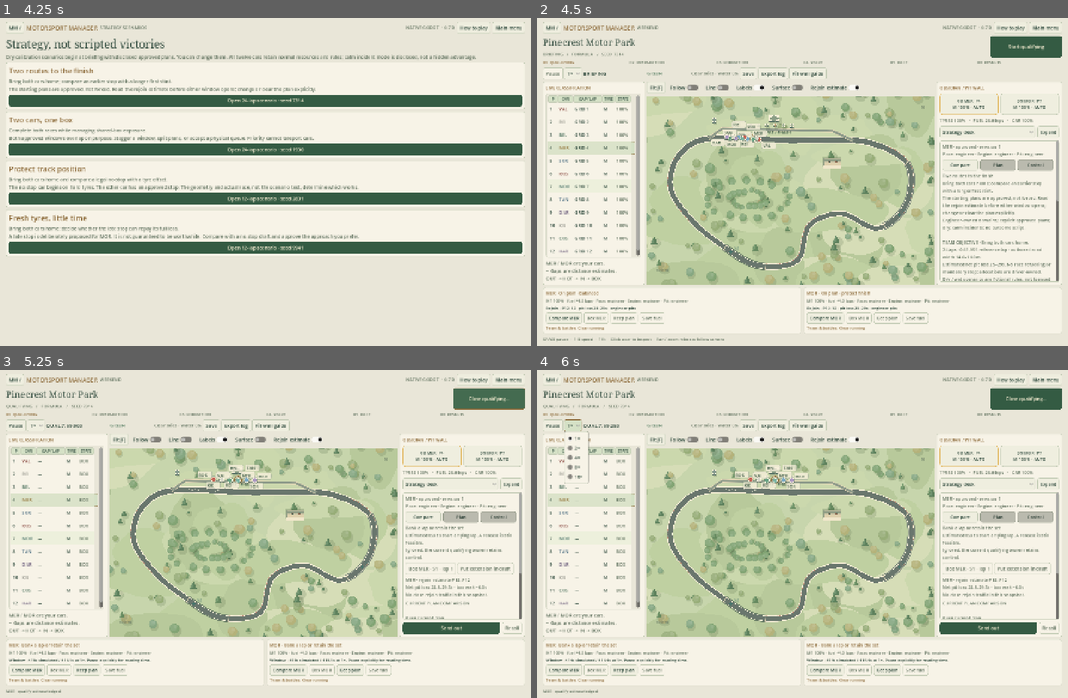
Above: before the commit, frames 1-4 (two rows, left to right).
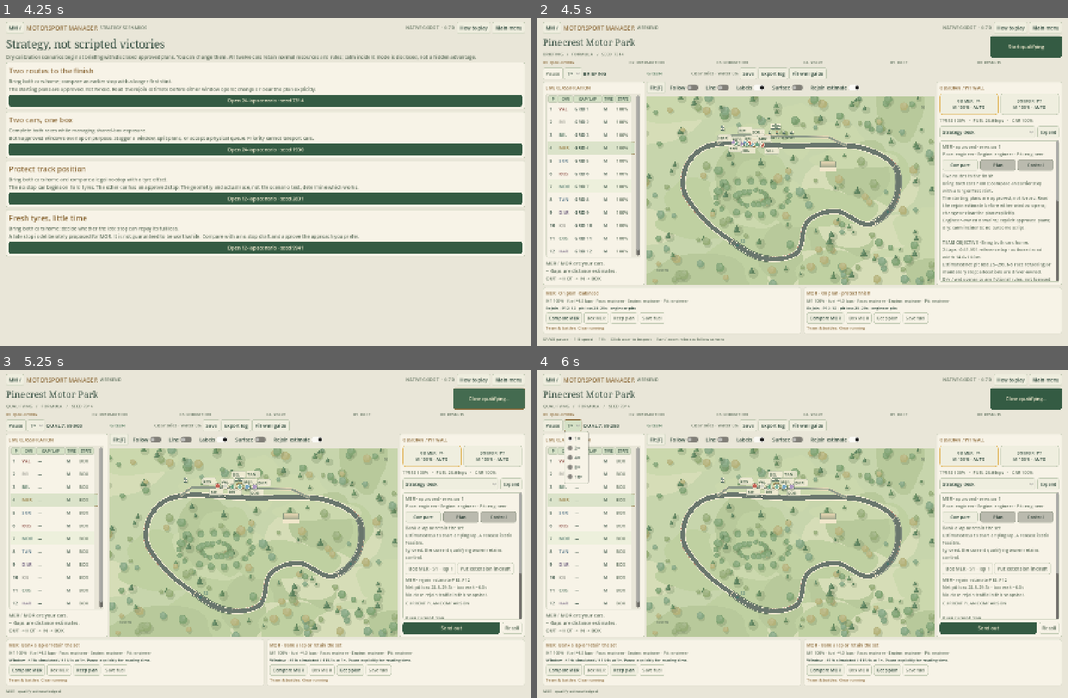
Above: after the commit, the same moments.

Repository: Luis85/motorsport-manager
Game: Godot game, scene res://scenes/main.tscn
Same seed, same stepped clock (60 frames per second), same inputs: the game is played once before the commit and once after it.
Inputs:
- Up to frame 1 (4.25 s): click "How to play" at 0.5 s; click "GRAND PRIX WEEKEND Choose a c…" at 1.25 s; click "OK" at 2 s; click "MM /" at 2.75 s; click "DRY SCENARIOS" at 3.5 s
- Up to frame 2 (4.5 s): click "Open 24-lap scenario · seed 7…" at 4.25 s
- Up to frame 3 (5.25 s): click "Start qualifying" at 5 s
- Up to frame 4 (6 s): click "1×" at 5.75 s

Frame 1 is identical in both runs. In frame 2, 11% of the frame differs, in the area x 20-75%, y 23-82%; in frame 3, 11%; in frame 4, 11%.

Commit message:
perf(ui): invalidate overlays on visual changes and reuse surface projection geometry

Diff:
--- a/scripts/ui/battle_overlay.gd
+++ b/scripts/ui/battle_overlay.gd
@@ -3,6 +3,8 @@
 ## Paired outlines and text only. Uses physical projected positions, never screen-distance collisions.
 var canvas: TrackCanvas
 var enabled = true
+var stamp: Array = []
+var caption_style = UI.box(UI.PANEL, UI.LINE, 5, 7)
 
 func _ready() -> void:
 	mouse_filter = Control.MOUSE_FILTER_IGNORE
@@ -10,7 +12,11 @@
 	clip_contents = true
 
 func _process(_delta: float) -> void:
-	queue_redraw()
+	if canvas == null: return
+	var next: Array = [enabled, canvas.visual_revision]
+	if canvas.sim is StrategyRaceSim:
+		for record in canvas.sim.battle_state.drivers: next.append([record.phase, record.target_id])
+	if next != stamp: stamp = next; queue_redraw()
 
 func _draw() -> void:
 	if not enabled or canvas == null or not canvas.sim is StrategyRaceSim: return
@@ -30,6 +36,6 @@
 		draw_line(point + Vector2(-6, 19), point + Vector2(6, 19), UI.ACCENT, 2, true)
 	var caption = "%s / %s · %s" % [first.short, second.short, str(record.phase).capitalize()]
 	var rect = Rect2(Vector2(10, 10), Vector2(minf(310, size.x - 20), 46))
-	draw_style_box(UI.box(UI.PANEL, UI.LINE, 5, 7), rect)
+	draw_style_box(caption_style, rect)
 	draw_string(ThemeDB.fallback_font, rect.position + Vector2(8, 17), caption, HORIZONTAL_ALIGNMENT_LEFT, rect.size.x - 16, 12, UI.INK)
 	draw_string(ThemeDB.fallback_font, rect.position + Vector2(8, 34), "Paired contest · physical movement", HORIZONTAL_ALIGNMENT_LEFT, rect.size.x - 16, 10, UI.MUTED)
--- a/scripts/ui/rejoin_overlay.gd
+++ b/scripts/ui/rejoin_overlay.gd
@@ -4,6 +4,8 @@
 var canvas: TrackCanvas
 var forecast: Dictionary = {}
 var enabled = true
+var stamp: Array = []
+var caption_style = UI.box(UI.CARD, UI.LINE, 5, 6)
 
 func _ready() -> void:
 	mouse_filter = Control.MOUSE_FILTER_IGNORE
@@ -11,7 +13,12 @@
 	clip_contents = true
 
 func _process(_delta: float) -> void:
-	queue_redraw()
+	if canvas == null: return
+	# The exit band is fixed geometry, not another moving car. Validity is rechecked on draw.
+	var next: Array = [enabled, canvas.center, canvas.zoom, canvas.size, forecast.get("key", ""), forecast.get("time", -1)]
+	if canvas.sim:
+		next.append([canvas.sim.phase, canvas.sim.selected_id, canvas.sim.total_time - float(forecast.get("time", 0)) > RaceForecaster.MAX_AGE])
+	if next != stamp: stamp = next; queue_redraw()
 
 func _draw() -> void:
 	if not enabled or canvas == null or canvas.sim == null or forecast.is_empty(): return
@@ -28,6 +35,6 @@
 	draw_arc(centre, 11, 0, TAU, 32, UI.ACCENT, 2.0, true)
 	var label = "%s REJOIN ~P%d–%d" % [sim.cars[forecast.driver_id].short, pit.position_low, pit.position_high]
 	var position = Vector2(clampf(centre.x + 16, 8, maxf(8, size.x - 200)), clampf(centre.y - 18, 30, maxf(30, size.y - 48)))
-	draw_style_box(UI.box(UI.CARD, UI.LINE, 5, 6), Rect2(position - Vector2(6, 18), Vector2(204, 44)))
+	draw_style_box(caption_style, Rect2(position - Vector2(6, 18), Vector2(204, 44)))
 	draw_string(ThemeDB.fallback_font, position, label, HORIZONTAL_ALIGNMENT_LEFT, 195, 12, UI.INK)
 	draw_string(ThemeDB.fallback_font, position + Vector2(0, 17), "Fixed exit · uncertain traffic timing", HORIZONTAL_ALIGNMENT_LEFT, 195, 10, UI.MUTED)
--- a/scripts/ui/track_canvas.gd
+++ b/scripts/ui/track_canvas.gd
@@ -48,6 +48,7 @@
 var selected = -1
 var selected_pit = -1
 var zoom = 1.0
+var fit_view_enabled = true
 var center = Vector2.ZERO
 var panning = false
 var dragging = ""
@@ -59,24 +60,30 @@
 var overlay: CarOverlay
 var _rebuild_due = false
 var _rebuild_clock = 0.0
+var visual_revision = 0
+var _visual_stamp: Array = []
+var _surface_geometry: TrackGeometry
+var _surface_segments: Array = []
+var surface_geometry_builds = 0
+var _car_label_style = UI.box(Color("f5eedacc"), Color("b1bca280"), 3, 0)
+var _surface_legend_style = UI.box(Color("f7f2e4ee"))
 
 class CarOverlay extends Control:
 	var host: TrackCanvas
 	func _draw():
 		if host != null: host.draw_cars(self)
-	func _process(_delta):
-		if host != null and (host.sim != null or host.preview_running): queue_redraw()
 
 class SurfaceOverlay extends Control:
 	var host: TrackCanvas
 	var clock = 0.0
-	var shown = false
+	var stamp: Array = []
 	func _process(delta):
 		clock -= delta
-		if clock <= 0:
-			clock = 0.3
-			if host != null and (host.show_surface or shown):
-				shown = host.show_surface; queue_redraw()
+		if host == null or clock > 0: return
+		clock = 0.3
+		var next = [host.show_surface, host.surface_channel, host.inspected_fraction, host.center, host.zoom, host.size, host.geometry]
+		if host.show_surface and host.sim: next.append(host.sim.total_time)
+		if next != stamp: stamp = next; queue_redraw()
 	func _draw():
 		if host != null: host.draw_surface(self)
 
@@ -95,7 +102,10 @@
 	add_child(surface_layer); surface_layer.set_anchors_and_offsets_preset(Control.PRESET_FULL_RECT)
 	overlay = CarOverlay.new(); overlay.host = self; overlay.mouse_filter = Control.MOUSE_FILTER_IGNORE
 	add_child(overlay); overlay.set_anchors_and_offsets_preset(Control.PRESET_FULL_RECT)
-	resized.connect(queue_redraw)
+	resized.connect(func():
+		queue_redraw()
+		if fit_view_enabled: call_deferred("fit"))
+	navigated.connect(func(): fit_view_enabled = false)
 
 func set_track(g: TrackGeometry, live_document: Dictionary = {}) -> void:
 	geometry = g
@@ -110,6 +120,7 @@
 	if overlay: overlay.queue_redraw()
 
 func fit() -> void:
+	fit_view_enabled = true
 	if geometry == null or geometry.points.is_empty(): return
 	var visible_bounds = geometry.bounds
 	for p in geometry.pit_points: visible_bounds = visible_bounds.expand(p)
@@ -152,6 +163,16 @@
 		geometry = TrackGeometry.new(document, geometry.preset if geometry else "Formula", true)
 		if world_layer: world_layer.configure(geometry, document, rich_scenery)
 		queue_redraw()
+
+	# Observe only visual inputs. Paused scenes retain drawing commands until something changes.
+	var stamp: Array = [center, zoom, size, show_labels, dot_scale, preview_running, preview_distance, geometry, sim]
+	if sim:
+		stamp.append([sim.phase, sim.clock, sim.selected_id, sim.accumulator if not sim.paused and sim.phase in RaceSim.ACTIVE else 0.0])
+		for car in sim.cars:
+			stamp.append([car.distance, car.previous_distance, car.pit_d, car.previous_pit_d, car.lane, car.previous_lane, car.route, car.previous_route, car.pit_stage, car.dnf, car.blue])
+	if stamp != _visual_stamp:
+		_visual_stamp = stamp; visual_revision += 1
+		if overlay: overlay.queue_redraw()
 
 func _draw() -> void:
 	if surface_layer: surface_layer.queue_redraw()
@@ -213,24 +234,38 @@
 	draw_string(font, Vector2(size.x - 36, 36), "N", HORIZONTAL_ALIGNMENT_LEFT, -1, 12, UI.MUTED)
 	draw_line(Vector2(size.x - 30, 60), Vector2(size.x - 30, 43), UI.MUTED, 1.5)
 
+func build_surface_geometry() -> void:
+	if _surface_geometry == geometry: return
+	_surface_geometry = geometry; _surface_segments.clear(); surface_geometry_builds += 1
+	# Geometry is immutable within a weekend. Water/grip remain live, never cached here.
+	var samples: Array = []
+	for i in range(RaceSurface.STATIONS * 4 + 1): samples.append(geometry.sample(i * geometry.length / (RaceSurface.STATIONS * 4)))
+	for i in range(RaceSurface.STATIONS):
+		var lanes: Array = []
+		for lane in range(RaceSurface.LANES):
+			var segments: Array = []; var lateral = (lane + 0.5) / RaceSurface.LANES - 0.5
+			for j in range(4):
+				var p = samples[i * 4 + j]; var q = samples[i * 4 + j + 1]
+				segments.append([p.p + p.n * p.w * lateral, q.p + q.n * q.w * lateral, p.w])
+			lanes.append(segments)
+		_surface_segments.append(lanes)
+
 func draw_surface(target: Control) -> void:
 	if not show_surface or sim == null or geometry == null: return
+	build_surface_geometry()
 	for i in range(RaceSurface.STATIONS):
 		for lane in range(RaceSurface.LANES):
 			var data = sim.surface[i].lanes[lane]
 			var value = RaceSurface.grip(data) / 1.14 if surface_channel == "grip" else (data.temperature / 60 if surface_channel == "temperature" else data[surface_channel])
 			var color = Color("4a97b4") if surface_channel == "water" else (Color("629162") if surface_channel == "grip" else Color("a77641"))
 			color.a = clampf(value, 0, 1) * 0.68
-			for j in range(4):
-				var p = geometry.sample((i + j / 4.0) * geometry.length / RaceSurface.STATIONS)
-				var q = geometry.sample((i + (j + 1) / 4.0) * geometry.length / RaceSurface.STATIONS)
-				var lateral = (lane + 0.5) / RaceSurface.LANES - 0.5
-				target.draw_line(screen(p.p + p.n * p.w * lateral), screen(q.p + q.n * q.w * lateral), color, maxf(0.75, p.w * zoom / RaceSurface.LANES), true)
-	target.draw_style_box(UI.box(Color("f7f2e4ee")), Rect2(Vector2(16, 16), Vector2(260, 46)))
+			for segment in _surface_segments[i][lane]:
+				target.draw_line(screen(segment[0]), screen(segment[1]), color, maxf(0.75, segment[2] * zoom / RaceSurface.LANES), true)
+	target.draw_style_box(_surface_legend_style, Rect2(Vector2(16, 16), Vector2(260, 46)))
 	target.draw_string(ThemeDB.fallback_font, Vector2(28, 44), "%s  ·  seven lateral strips" % surface_channel.to_upper(), HORIZONTAL_ALIGNMENT_LEFT, -1, 12, UI.INK)
 	if inspected_fraction >= 0:
-		var s = geometry.sample(inspected_fraction * geometry.length)
-		target.draw_circle(screen(s.p), 13, UI.ACCENT, false, 2, true)
+		var sample = geometry.sample(inspected_fraction * geometry.length)
+		target.draw_circle(screen(sample.p), 13, UI.ACCENT, false, 2, true)
 
 func _draw_editor() -> void:
 	var font = ThemeDB.fallback_font
@@ -310,7 +345,7 @@
 					if rect.intersects(previous): available = false; break
 				if not available or not Rect2(Vector2(3, 3), size - Vector2(6, 6)).encloses(rect): continue
 				occupied.append(rect)
-				target.draw_style_box(UI.box(Color("f5eedacc"), Color("b1bca280"), 3, 0), rect.grow(2))
+				target.draw_style_box(_car_label_style, rect.grow(2))
 				target.draw_string(font, text_pos, c.short, HORIZONTAL_ALIGNMENT_LEFT, -1, 11, Color("294934"))
 				break
 		if c.blue: target.draw_circle(p + Vector2(-radius - 3, -radius - 3), 3, Color("619acc"))
